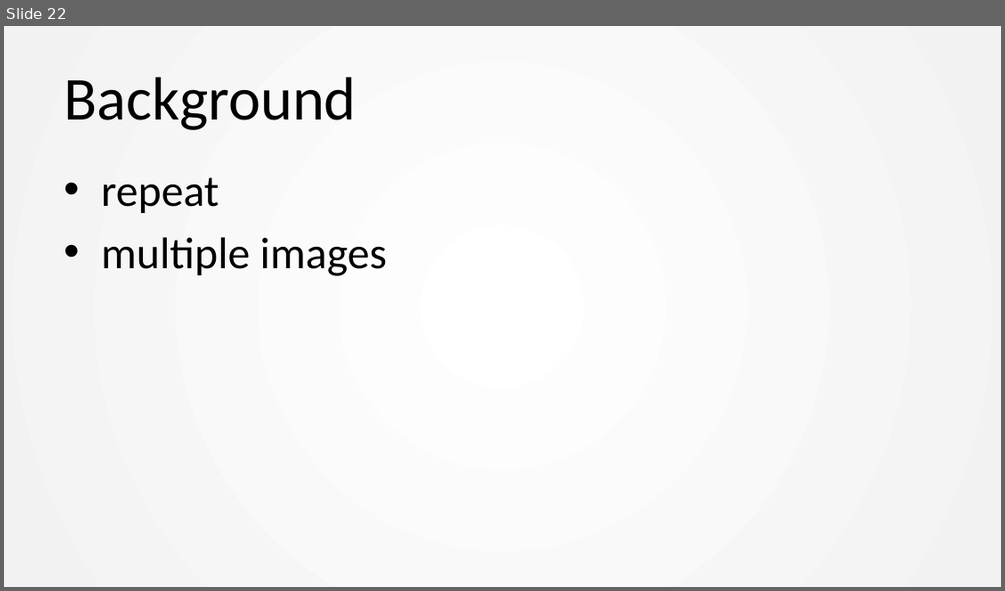
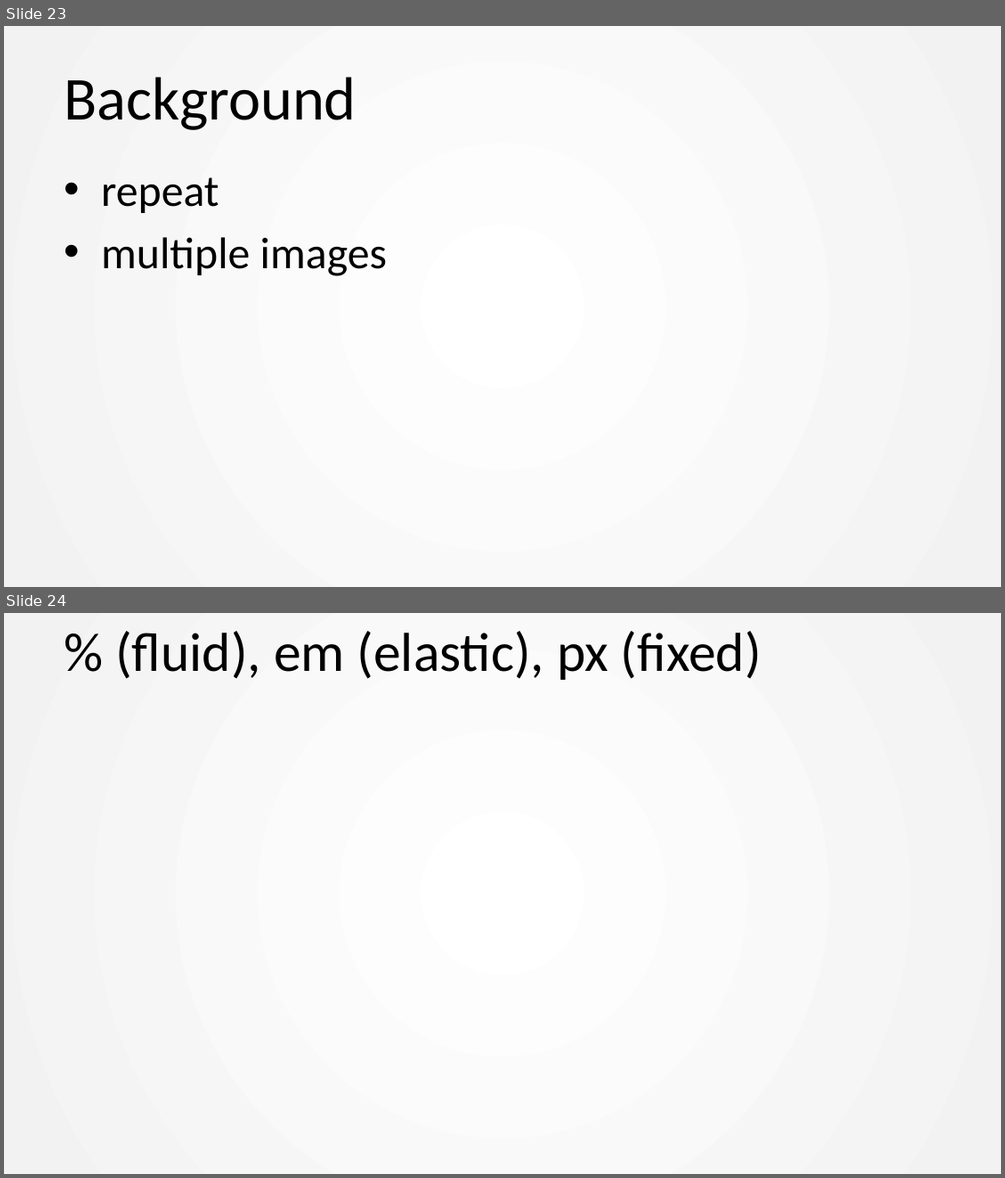
Before and after one commit to mesan/css-kurs, a slide deck: Foiler/1. CSS basic.pptx. Shown one above the other, each under a label of ours: slide 22 before the commit, slides 23 and 24 after it. The pictures are 1005x591 and 1005x1178 pixels, drawn with LibreOffice and Linux fonts; fonts in the diff are those of the drawing. Boxes give left, top, right and bottom in pixels: in the first picture for what was removed or moved away, otherwise in the second. Text is boxed around its words. In the diff, an @@ line names an element or a change of style, - is before the commit and + after.

```diff
--- a/Foiler/1. CSS basic.pptx
+++ b/Foiler/1. CSS basic.pptx
@@ slide 24 added at <box>4,613,1001,1174</box>, background #FFFFFF; not listed: 1 template element that a slide beside it also shows @@
@@ title added at <box>115,631,761,680</box>, 39.6 pt, text #000000 @@
+% (fluid), em (elastic), px (fixed)
@@ what was slide 22 is now slide 23 @@
```
Also in this commit, not shown: 2 other slides added, 3 other files.
